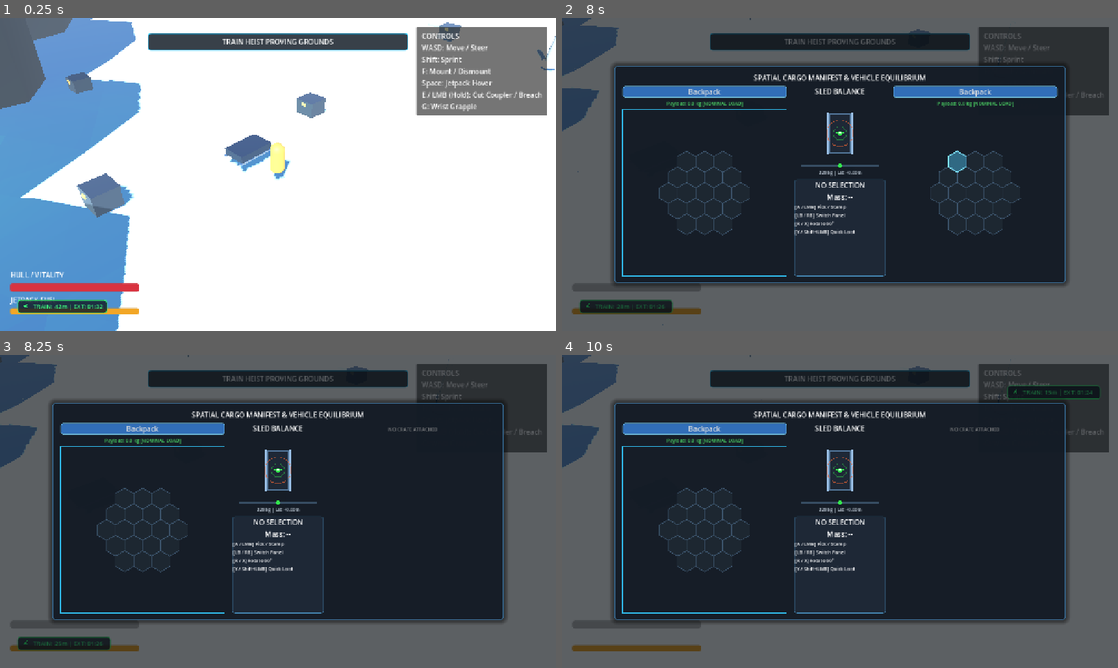
Above: before the commit, frames 1-4 (two rows, left to right).
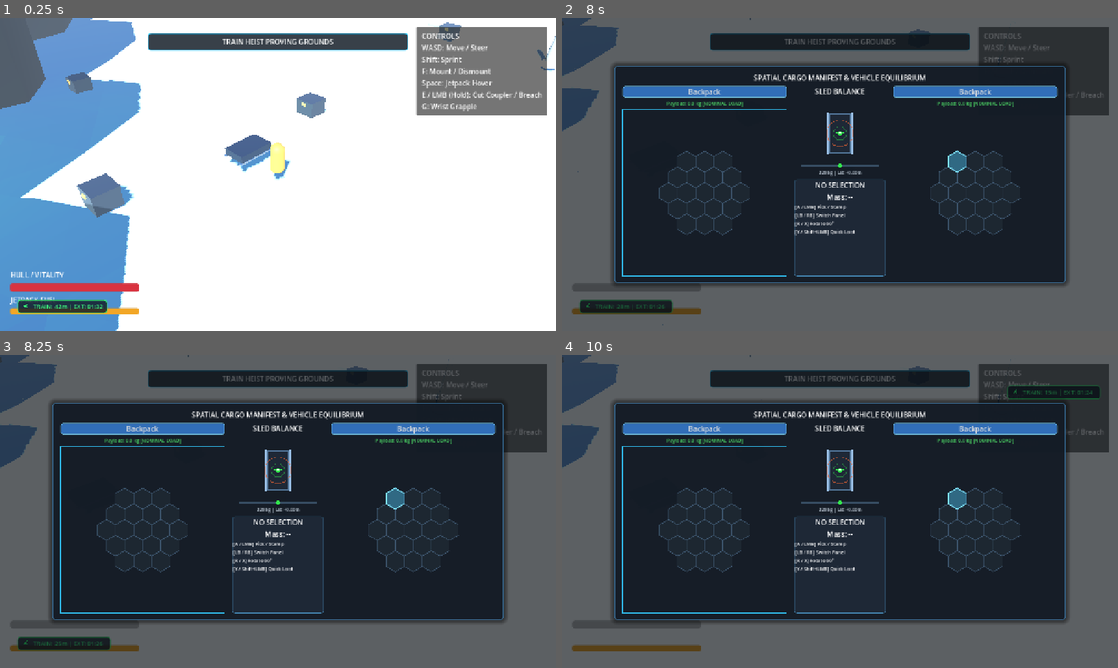
Above: after the commit, the same moments.

Repository: mcintalmo/drift
Game: Godot game, scene res://scenes/world/ActiveTrainHeistSector.tscn
Two runs of this game, one before a commit and one after it. Both use one fixed random seed, a clock stepped at 60 frames per second and the inputs below. This scene is started directly instead of the project's main scene.
Inputs (mouse positions are in pixels of both pictures, inside the frame that each line leads up to):
- Up to frame 1 (0.25 s): no input
- Up to frame 2 (8 s): tap Enter (ui_accept) at 0.5, 0.77, 3.77, 5 s; move the mouse to (962, 158) at 0.52 s; hold D (steer_right) 0.53-1.25 s; hold E (pilot_interact) 0.53-1.25 s; click (962, 158) at 0.67 s; drag from (728, 190) to (812, 237) at 1.27 s; move the mouse to (895, 105) at 2.02 s; hold D (steer_right) 2.03-2.75 s; hold F (pilot_mount_dismount) 2.03-2.75 s; drag from (812, 237) to (673, 127) at 2.77 s; move the mouse to (1006, 221) at 3.52 s; hold Q (pilot_lean_left) 3.53-4.25 s; hold Shift (sprint) 3.53-4.25 s; tap Tab (pause_inventory) at 4.15 s; drag from (706, 193) to (756, 96) at 4.27 s; move the mouse to (973, 193) at 5.02 s; hold S (brake_reverse) 5.03-5.75 s; hold E (pilot_interact) 5.03-5.75 s; click (973, 193) at 5.17 s; drag from (756, 96) to (728, 190) at 5.77 s; move the mouse to (962, 158) at 6.52 s; hold W (accelerate) 6.53-7.25 s; hold F (pilot_mount_dismount) 6.53-7.25 s; drag from (728, 190) to (812, 237) at 7.27 s
- Up to frame 3 (8.25 s): click "Backpack" at 8 s
- Up to frame 4 (10 s): click "Backpack" at 8.75 s; click "Backpack" at 9.5 s

Frames 1-2 are identical in both runs. In frame 3, 1.8% of the frame differs, in the area x 59-90%, y 21-70%; in frame 4, 1.8%.

Commit message:
Allow seamless switching and auto-swapping between all discovered vaults in inventory UI

Diff:
--- a/scripts/ui/hex_inventory_ui.gd
+++ b/scripts/ui/hex_inventory_ui.gd
@@ -248,36 +248,118 @@
 func _set_left_container(type: ContainerType, crate_idx: int = -1) -> void:
 	if type == ContainerType.SLED_CARGO_POD and sled_inventory == null:
 		return
+
+	var prev_left_type: ContainerType = left_container_type
+	var prev_left_crate_idx: int = selected_left_crate_idx
+
 	left_container_type = type
 	if crate_idx >= 0:
 		selected_left_crate_idx = crate_idx
 
-	if right_container_type == left_container_type and (type != ContainerType.GROUND_CRATE or selected_left_crate_idx == selected_right_crate_idx):
-		var options: Array[int] = [ContainerType.PILOT_BACKPACK, ContainerType.GROUND_CRATE]
-		if sled_inventory != null:
-			options.append(ContainerType.SLED_CARGO_POD)
-		for alt: int in options:
-			if alt != int(left_container_type):
-				right_container_type = alt as ContainerType
-				break
+	# Check if the right panel was displaying this exact container -> swap!
+	var is_same_on_right: bool = (right_container_type == left_container_type) and (
+		left_container_type != ContainerType.GROUND_CRATE or selected_left_crate_idx == selected_right_crate_idx
+	)
+
+	if is_same_on_right:
+		right_container_type = prev_left_type
+		selected_right_crate_idx = prev_left_crate_idx
+
+		# If after swapping they are still identical, resolve conflict on right panel
+		if (right_container_type == left_container_type) and (
+			left_container_type != ContainerType.GROUND_CRATE or selected_left_crate_idx == selected_right_crate_idx
+		):
+			_resolve_right_container_conflict()
+
 	_refresh_container_panels()
 
 func _set_right_container(type: ContainerType, crate_idx: int = -1) -> void:
 	if type == ContainerType.SLED_CARGO_POD and sled_inventory == null:
 		return
+
+	var prev_right_type: ContainerType = right_container_type
+	var prev_right_crate_idx: int = selected_right_crate_idx
+
 	right_container_type = type
 	if crate_idx >= 0:
 		selected_right_crate_idx = crate_idx
 
-	if left_container_type == right_container_type and (type != ContainerType.GROUND_CRATE or selected_left_crate_idx == selected_right_crate_idx):
-		var options: Array[int] = [ContainerType.GROUND_CRATE, ContainerType.PILOT_BACKPACK]
+	# Check if the left panel was displaying this exact container -> swap!
+	var is_same_on_left: bool = (left_container_type == right_container_type) and (
+		right_container_type != ContainerType.GROUND_CRATE or selected_left_crate_idx == selected_right_crate_idx
+	)
+
+	if is_same_on_left:
+		left_container_type = prev_right_type
+		selected_left_crate_idx = prev_right_crate_idx
+
+		# If after swapping they are still identical, resolve conflict on left panel
+		if (left_container_type == right_container_type) and (
+			right_container_type != ContainerType.GROUND_CRATE or selected_left_crate_idx == selected_right_crate_idx
+		):
+			_resolve_left_container_conflict()
+
+	_refresh_container_panels()
+
+func _resolve_right_container_conflict() -> void:
+	if left_container_type == ContainerType.GROUND_CRATE:
+		for i: int in range(discovered_crates.size()):
+			if i != selected_left_crate_idx:
+				right_container_type = ContainerType.GROUND_CRATE
+				selected_right_crate_idx = i
+				return
+		if backpack_inventory != null:
+			right_container_type = ContainerType.PILOT_BACKPACK
+			return
 		if sled_inventory != null:
-			options.append(ContainerType.SLED_CARGO_POD)
-		for alt: int in options:
-			if alt != int(right_container_type):
-				left_container_type = alt as ContainerType
-				break
-	_refresh_container_panels()
+			right_container_type = ContainerType.SLED_CARGO_POD
+			return
+	elif left_container_type == ContainerType.PILOT_BACKPACK:
+		if not discovered_crates.is_empty():
+			right_container_type = ContainerType.GROUND_CRATE
+			selected_right_crate_idx = 0
+			return
+		if sled_inventory != null:
+			right_container_type = ContainerType.SLED_CARGO_POD
+			return
+	elif left_container_type == ContainerType.SLED_CARGO_POD:
+		if not discovered_crates.is_empty():
+			right_container_type = ContainerType.GROUND_CRATE
+			selected_right_crate_idx = 0
+			return
+		if backpack_inventory != null:
+			right_container_type = ContainerType.PILOT_BACKPACK
+			return
+
+func _resolve_left_container_conflict() -> void:
+	if right_container_type == ContainerType.GROUND_CRATE:
+		for i: int in range(discovered_crates.size()):
+			if i != selected_right_crate_idx:
+				left_container_type = ContainerType.GROUND_CRATE
+				selected_left_crate_idx = i
+				return
+		if backpack_inventory != null:
+			left_container_type = ContainerType.PILOT_BACKPACK
+			return
+		if sled_inventory != null:
+			left_container_type = ContainerType.SLED_CARGO_POD
+			return
+	elif right_container_type == ContainerType.PILOT_BACKPACK:
+		if not discovered_crates.is_empty():
+			left_container_type = ContainerType.GROUND_CRATE
+			selected_left_crate_idx = 0
+			return
+		if sled_inventory != null:
+			left_container_type = ContainerType.SLED_CARGO_POD
+			return
+	elif right_container_type == ContainerType.SLED_CARGO_POD:
+		if not discovered_crates.is_empty():
+			left_container_type = ContainerType.GROUND_CRATE
+			selected_left_crate_idx = 0
+			return
+		if backpack_inventory != null:
+			left_container_type = ContainerType.PILOT_BACKPACK
+			return
 
 func _refresh_container_panels() -> void:
 	# 1. Bind left container
@@ -314,20 +396,13 @@
 	var active_type: ContainerType = left_container_type if is_left else right_container_type
 	var selected_crate_idx: int = selected_left_crate_idx if is_left else selected_right_crate_idx
 
-	var other_type: ContainerType = right_container_type if is_left else left_container_type
-	var other_crate_idx: int = selected_right_crate_idx if is_left else selected_left_crate_idx
-
-	# 1. Add Dynamic Crate Tabs (omit if open on the opposite panel)
+	# 1. Add all discovered Crate tabs (always visible so player can switch/swap freely)
 	for i: int in range(discovered_crates.size()):
 		var crate: GroundCrate = discovered_crates[i]
 		if not is_instance_valid(crate):
 			continue
 
 		var is_this_active: bool = (active_type == ContainerType.GROUND_CRATE and selected_crate_idx == i)
-		var is_open_on_other: bool = (other_type == ContainerType.GROUND_CRATE and other_crate_idx == i)
-
-		if is_open_on_other and not is_this_active:
-			continue
 
 		var btn: Button = Button.new()
 		btn.name = "CrateTab_%d" % i
@@ -344,10 +419,9 @@
 			btn.pressed.connect(func() -> void: _set_right_container(ContainerType.GROUND_CRATE, target_idx))
 		tab_bar.add_child(btn)
 
-	# 2. Add Backpack Tab (omit if open on the opposite panel)
-	var is_backpack_active: bool = (active_type == ContainerType.PILOT_BACKPACK)
-	var is_backpack_open_on_other: bool = (other_type == ContainerType.PILOT_BACKPACK)
-	if backpack_inventory != null and (not is_backpack_open_on_other or is_backpack_active):
+	# 2. Add Backpack Tab
+	if backpack_inventory != null:
+		var is_backpack_active: bool = (active_type == ContainerType.PILOT_BACKPACK)
 		var bp_btn: Button = Button.new()
 		bp_btn.name = "BackpackTab"
 		bp_btn.custom_minimum_size = Vector2(0, 26)
@@ -360,10 +434,9 @@
 			bp_btn.pressed.connect(func() -> void: _set_right_container(ContainerType.PILOT_BACKPACK))
 		tab_bar.add_child(bp_btn)
 
-	# 3. Add Sled Tab ONLY if sled is within interaction range and NOT open on the opposite panel
-	var is_sled_active: bool = (active_type == ContainerType.SLED_CARGO_POD)
-	var is_sled_open_on_other: bool = (other_type == ContainerType.SLED_CARGO_POD)
-	if sled_inventory != null and (not is_sled_open_on_other or is_sled_active):
+	# 3. Add Sled Tab ONLY if sled is within interaction range
+	if sled_inventory != null:
+		var is_sled_active: bool = (active_type == ContainerType.SLED_CARGO_POD)
 		var sled_btn: Button = Button.new()
 		sled_btn.name = "SledTab"
 		sled_btn.custom_minimum_size = Vector2(0, 26)
